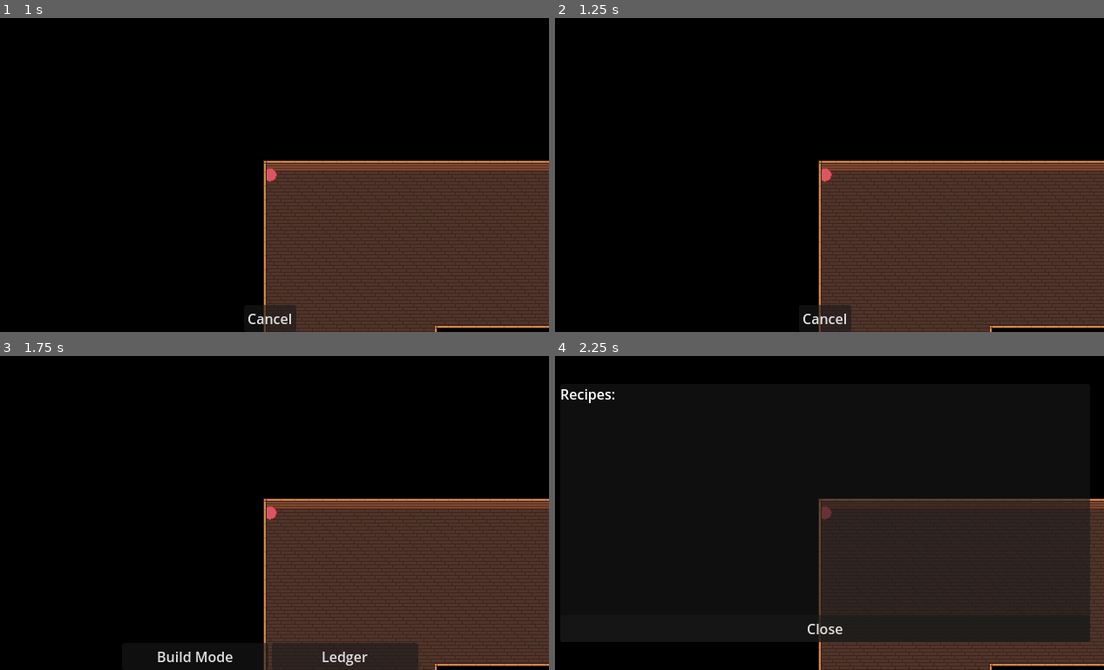
Above: before the commit, frames 1-4 (two rows, left to right).
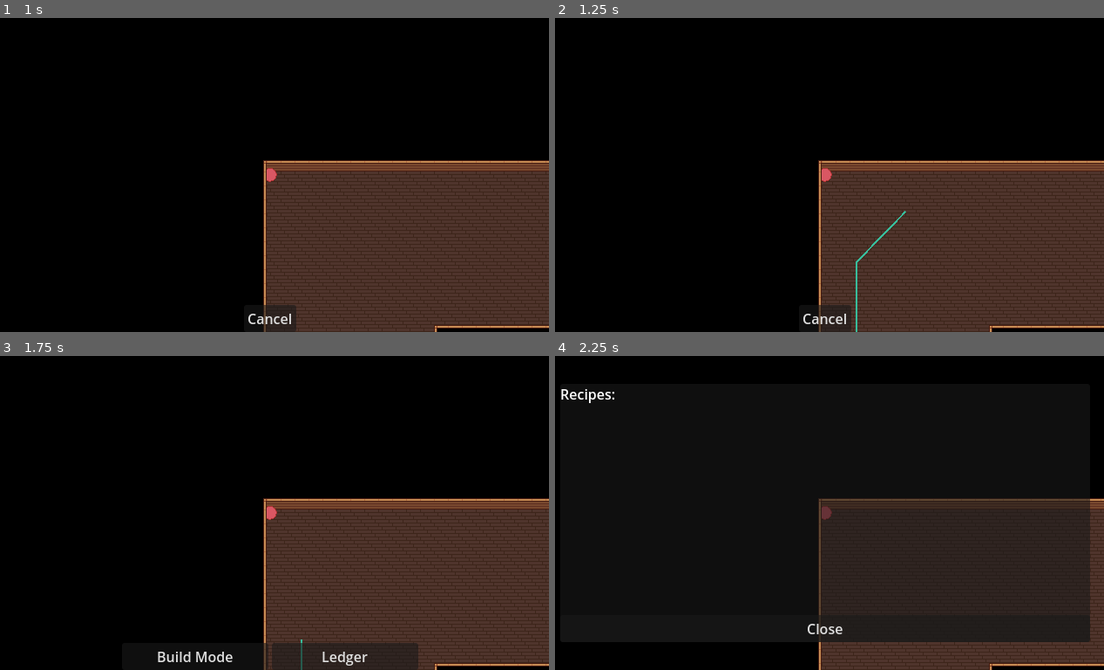
Above: after the commit, the same moments.

Repository: HiccupEnthusiast/popcorn-gamejam
Game: Godot game, scene res://scenes/main.tscn
Same seed, same stepped clock (60 frames per second), same inputs: the game is played once before the commit and once after it. The engine's default icon, where the game draws it, is replaced by a stand-in: a white triangle on a blue panel in a dark square.
Inputs:
- Up to frame 1 (1 s): click "Build Mode" at 0.5 s
- Up to frame 2 (1.25 s): no input
- Up to frame 3 (1.75 s): click "Cancel" at 1.25 s
- Up to frame 4 (2.25 s): click "Ledger" at 2 s

Frame 1 is identical in both runs. In frame 2, 0.1% of the frame differs, in the area x 54-64%, y 61-100%; in frame 3, less than 0.1%; in frame 4, nothing differs.

Commit message:
feat(customer): Add the capacity for customers to have custom logic once they reach an objective

Diff:
--- a/entities/customer/StateMachine.gd
+++ b/entities/customer/StateMachine.gd
@@ -1,13 +1,21 @@
 class_name CustomerStateMachine extends Resource
 
 enum State {
+	Seeking,
+	Walking,
 	Idle,
-	Walking,
 	Exit,
 	}
 
 var customer: Customer
 var current_state: State
+
+enum Stages {
+	Checkin = 1 << 0,
+	Waiting = 1 << 1,
+	}
+var stages_done: int
+var curr_stage: Stages = Stages.Checkin
 
 func state_routine(delta: float) -> void:
 	var trans = _try_transition(delta)
@@ -22,34 +30,53 @@
 
 func _state_logic(delta: float) -> void:
 	match current_state:
-		State.Idle: _while_idle(delta)
+		State.Idle: pass
+		State.Seeking: _while_seeking(delta)
 		State.Walking: _while_walking(delta)
 		State.Exit: _while_exit(delta)
 
 func _try_transition(delta: float) -> State:
 	match current_state:
 		State.Idle:
+			if stages_done & Stages.Checkin and curr_stage == Stages.Checkin:
+				curr_stage = Stages.Waiting
+				return State.Seeking
+			elif stages_done & Stages.Waiting:
+				return State.Seeking
+		State.Seeking:
 			if customer.path.size() > 0: return State.Walking
 		State.Walking:
 			if customer.path.size() == 0:
+				customer.objectives.remove_at(0)
 				var dist = customer.body.global_position.distance_to(customer.exit_point)
 				var dist_check = dist < customer.speed * delta
-				if customer.objective == customer.exit_point and dist_check: return State.Exit
+				if customer.objectives.size() == 0 and dist_check: return State.Exit
 				return State.Idle
 	return current_state
-func _on_state_changed(_old_state: State) -> void:
-	Log.d("%s: %s -> %s" % [customer.name, State.keys()[_old_state], State.keys()[current_state]])
+func _on_state_changed(old_state: State) -> void:
+	if current_state == State.Idle:
+		spawn_stage_scn(curr_stage)
+	Log.d("%s: %s -> %s" % [customer.name, State.keys()[old_state], State.keys()[current_state]])
 
-func _while_idle(_delta: float) -> void:
-	customer.objective = customer.exit_point
+func spawn_stage_scn(stage: Stages) -> void:
+	var key: int = 1 >> (stage - 1)
+	var name: String = Stages.keys()[key].to_lower()
+	var scn: CustomerStage = load("res://world/cafe/customer/stages/%s.tscn" % name).instantiate()
+	customer.body.add_child(scn)
+	scn.interacted.connect(
+		func():
+			stages_done |= stage
+			scn.queue_free()
+			)
+
+func _while_seeking(_delta: float) -> void:
 	customer.request_path.emit()
 
 func _while_walking(delta: float) -> void:
-	customer.objective = customer.path[0]
-	if customer.body.global_position.distance_to(customer.objective) < customer.speed * delta:
+	var objective = customer.path[0]
+	customer.move()
+	if customer.body.global_position.distance_to(objective) < customer.speed * delta:
 		customer.path.remove_at(0)
-	customer.move()
 
 func _while_exit(_delta: float) -> void:
-	Globals.deactive_customer(customer.customer_info)
-	customer.queue_free()
+	customer.remove()
--- a/entities/customer/customer.gd
+++ b/entities/customer/customer.gd
@@ -5,7 +5,7 @@
 var wants: Dictionary[String, int]
 
 var last_point: Vector2
-var objective: Vector2
+var objectives: PackedVector2Array
 var exit_point: Vector2:
 	get: return exit_point
 	set(value):
@@ -19,7 +19,7 @@
 
 var exited_spawn: bool = false
 var path: PackedVector2Array
-var speed: float = 50.0
+var speed: float = 250.0
 
 signal request_path()
 
@@ -66,8 +66,16 @@
 	state_machine.customer = self
 
 func _physics_process(delta: float) -> void:
+	var points = PackedVector2Array()
+	points.append(body.global_position)
+	points.append_array(path)
+	$Path.points = points
 	state_machine.state_routine(delta)
 
 func move() -> void:
-	body.velocity = body.global_position.direction_to(objective) * speed
+	body.velocity = body.global_position.direction_to(path[0]) * speed
 	body.move_and_slide()
+
+func remove() -> void:
+	Globals.deactive_customer(customer_info)
+	queue_free()
--- a/scenes/main.gd
+++ b/scenes/main.gd
@@ -8,7 +8,7 @@
 	Globals.player = $Player
 	Globals.camera = $PlayerCamera
 	Globals.inventory = INVENTORY
-	#Log.current_level = Log.Level.DEBUG
+	Log.current_level = Log.Level.DEBUG
 
 	Globals.inventory.add_item(COMMON_BEAN)
 	Globals.inventory.add_item(DARK_CHOCOLATE)
--- a/world/cafe/cafe.tscn
+++ b/world/cafe/cafe.tscn
@@ -8,6 +8,7 @@
 [ext_resource type="Script" uid="uid://dp6ypqoklbgh1" path="res://world/toggle_scene_tile.gd" id="6_bl80b"]
 [ext_resource type="PackedScene" uid="uid://cvotdxblqktb0" path="res://world/cafe/design.tscn" id="7_mgyay"]
 [ext_resource type="Script" uid="uid://bvhxo3xn3kr81" path="res://world/cafe/customer_door.gd" id="8_mgyay"]
+[ext_resource type="Texture2D" uid="uid://pp1mmy2wc1ln" path="res://icon.svg" id="9_447vd"]
 
 [sub_resource type="TileMapPattern" id="TileMapPattern_ri3sb"]
 tile_data = PackedInt32Array(0, 0, 2, 65536, 0, 3, 1, 65536, 2, 65537, 65536, 3, 2, 131072, 2, 65538, 131072, 3)
@@ -448,6 +449,76 @@
 [sub_resource type="TileSet" id="TileSet_ri3sb"]
 sources/0 = SubResource("TileSetAtlasSource_447vd")
 
+[sub_resource type="TileSetAtlasSource" id="TileSetAtlasSource_ri3sb"]
+texture = ExtResource("9_447vd")
+0:0/0 = 0
+1:0/0 = 0
+2:0/0 = 0
+3:0/0 = 0
+4:0/0 = 0
+5:0/0 = 0
+6:0/0 = 0
+7:0/0 = 0
+0:1/0 = 0
+1:1/0 = 0
+2:1/0 = 0
+3:1/0 = 0
+4:1/0 = 0
+5:1/0 = 0
+6:1/0 = 0
+7:1/0 = 0
+0:2/0 = 0
+1:2/0 = 0
+2:2/0 = 0
+3:2/0 = 0
+4:2/0 = 0
+5:2/0 = 0
+6:2/0 = 0
+7:2/0 = 0
+0:3/0 = 0
+1:3/0 = 0
+2:3/0 = 0
+3:3/0 = 0
+4:3/0 = 0
+5:3/0 = 0
+6:3/0 = 0
+7:3/0 = 0
+0:4/0 = 0
+1:4/0 = 0
+2:4/0 = 0
+3:4/0 = 0
+4:4/0 = 0
+5:4/0 = 0
+6:4/0 = 0
+7:4/0 = 0
+0:5/0 = 0
+1:5/0 = 0
+2:5/0 = 0
+3:5/0 = 0
+4:5/0 = 0
+5:5/0 = 0
+6:5/0 = 0
+7:5/0 = 0
+0:6/0 = 0
+1:6/0 = 0
+2:6/0 = 0
+3:6/0 = 0
+4:6/0 = 0
+5:6/0 = 0
+6:6/0 = 0
+7:6/0 = 0
+0:7/0 = 0
+1:7/0 = 0
+2:7/0 = 0
+3:7/0 = 0
+4:7/0 = 0
+5:7/0 = 0
+6:7/0 = 0
+7:7/0 = 0
+
+[sub_resource type="TileSet" id="TileSet_e47ax"]
+sources/1 = SubResource("TileSetAtlasSource_ri3sb")
+
 [node name="Cafe" type="Node2D" node_paths=PackedStringArray("build_button", "ledger_button")]
 script = ExtResource("1_tmwni")
 build_button = NodePath("CanvasLayer/MarginContainer/HBoxContainer/Build")
@@ -531,8 +602,10 @@
 script = ExtResource("8_mgyay")
 spawner_timer = NodePath("../Timer")
 spawn_point = NodePath("Marker2D")
-capacity = 6
 metadata/_custom_type_script = "uid://bvhxo3xn3kr81"
 
 [node name="Marker2D" type="Marker2D" parent="CustomerDoor"]
 position = Vector2(0, 6)
+
+[node name="TileMapLayer" type="TileMapLayer" parent="."]
+tile_set = SubResource("TileSet_e47ax")
--- /dev/null
+++ b/world/cafe/customer/stages/checkin.gd
@@ -0,0 +1 @@
+class_name CustomerCheckin extends CustomerStage
--- /dev/null
+++ b/world/cafe/customer/stages/checkin.tscn
@@ -0,0 +1,12 @@
+[gd_scene load_steps=3 format=3 uid="uid://d3xya1wq2uitc"]
+
+[ext_resource type="Script" uid="uid://bpyvnj3w41uvu" path="res://world/cafe/customer/stages/checkin.gd" id="1_ssdf2"]
+
+[sub_resource type="RectangleShape2D" id="RectangleShape2D_a4gqm"]
+
+[node name="CustomerCheckin" type="Area2D"]
+script = ExtResource("1_ssdf2")
+metadata/_custom_type_script = "uid://bpyvnj3w41uvu"
+
+[node name="CollisionShape2D" type="CollisionShape2D" parent="."]
+shape = SubResource("RectangleShape2D_a4gqm")
--- /dev/null
+++ b/world/cafe/customer/stages/stages.gd
@@ -0,0 +1,8 @@
+class_name CustomerStage extends Interactable
+
+signal interacted()
+
+var customer: Customer
+
+func _interact() -> void:
+	interacted.emit()
--- /dev/null
+++ b/world/cafe/customer/stages/waiting.gd
@@ -0,0 +1 @@
+class_name CustomerWaiting extends CustomerStage
--- /dev/null
+++ b/world/cafe/customer/stages/waiting.tscn
@@ -0,0 +1,12 @@
+[gd_scene load_steps=3 format=3 uid="uid://dtoe7jorevdw6"]
+
+[ext_resource type="Script" uid="uid://bbvfq0h50m6ko" path="res://world/cafe/customer/stages/waiting.gd" id="1_f5l1y"]
+
+[sub_resource type="RectangleShape2D" id="RectangleShape2D_a4gqm"]
+
+[node name="CustomerWaiting" type="Area2D"]
+script = ExtResource("1_f5l1y")
+metadata/_custom_type_script = "uid://bbvfq0h50m6ko"
+
+[node name="CollisionShape2D" type="CollisionShape2D" parent="."]
+shape = SubResource("RectangleShape2D_a4gqm")
--- a/world/cafe/customer_door.gd
+++ b/world/cafe/customer_door.gd
@@ -15,7 +15,11 @@
 func _spawn_customer():
 	if !Globals.can_spawn_customer() or Globals.active_customers.size() >= capacity: return
 	var customer = CUSTOMER_SCENE.instantiate()
-	customer.objective = valid_spots[randi() % valid_spots.size()]
+	var objectives = PackedVector2Array()
+	objectives.append(valid_spots[randi() % valid_spots.size()] / 16 * 16 + Vector2(8, 8))
+	objectives.append(valid_spots[randi() % valid_spots.size()] / 16 * 16 + Vector2(8, 8))
+	objectives.append(spawn_point.global_position / 16 * 16 + Vector2(8, 8))
+	customer.objectives = objectives
 	customer.exit_point = spawn_point.global_position
 	customer.request_path.connect(func(): _give_path(customer))
 	owner.add_child(customer)
@@ -23,8 +27,14 @@
 	customer.request_path.emit()
 
 func _give_path(customer: Customer):
-	var path = grid.get_point_path(customer.body.global_position / 16, customer.objective / 16)
+	var path = grid.get_point_path(customer.body.global_position / 16, customer.objectives[0] / 16)
+	if path.is_empty():
+		if customer.objectives.size() > 1:
+			Log.e("Customer %s has an unreachable exit, deleting" % customer.customer_info.name)
+			customer.remove()
+		else:
+			Log.w("Customer %s has an unreachable objective, skipping it" % customer.customer_info.name)
+			customer.objectives.remove_at(0)
 	for i in range(path.size()):
 		path[i] = path[i] + Vector2(8, 8)
 	customer.path = path
-	pass
Not shown: 1 places in world/cafe/cafe.tscn that only renumber resources
Not shown, added: world/cafe/customer/stages/checkin.gd.uid
Not shown, added: world/cafe/customer/stages/stages.gd.uid
Not shown, added: world/cafe/customer/stages/waiting.gd.uid
